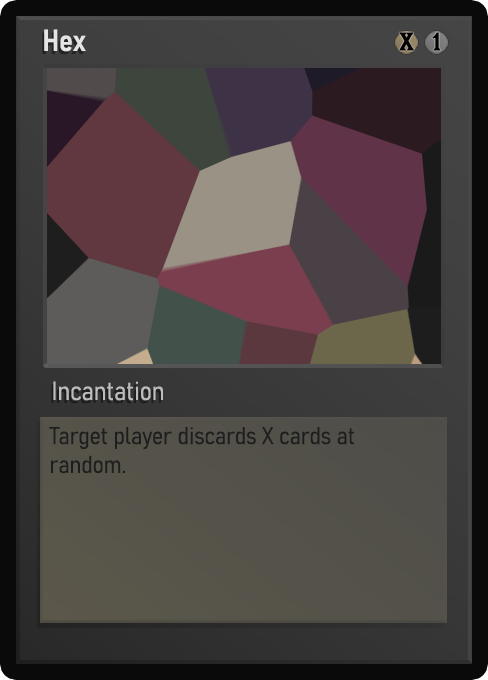
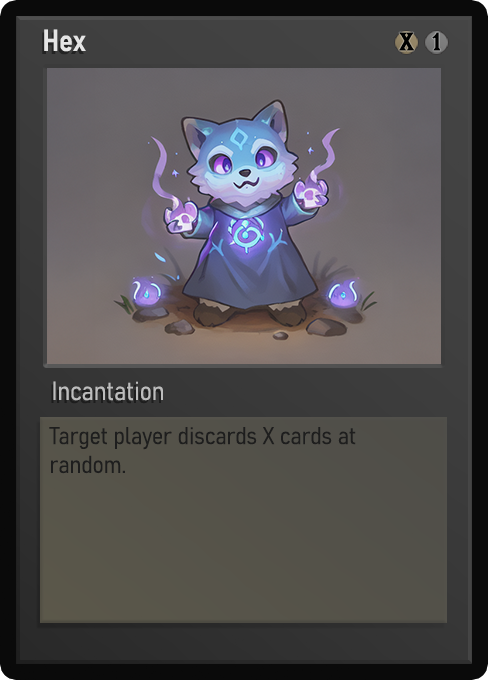
Before/after of a 488x680 layered artwork. What changed in the layer stack:
painted on "Name" over [61,36,71,51]
painted on "Class" over [72,386,151,401]
painted on "Desc_norm" over [54,427,356,474]
painted on "Artwork" over [47,68,441,364]
